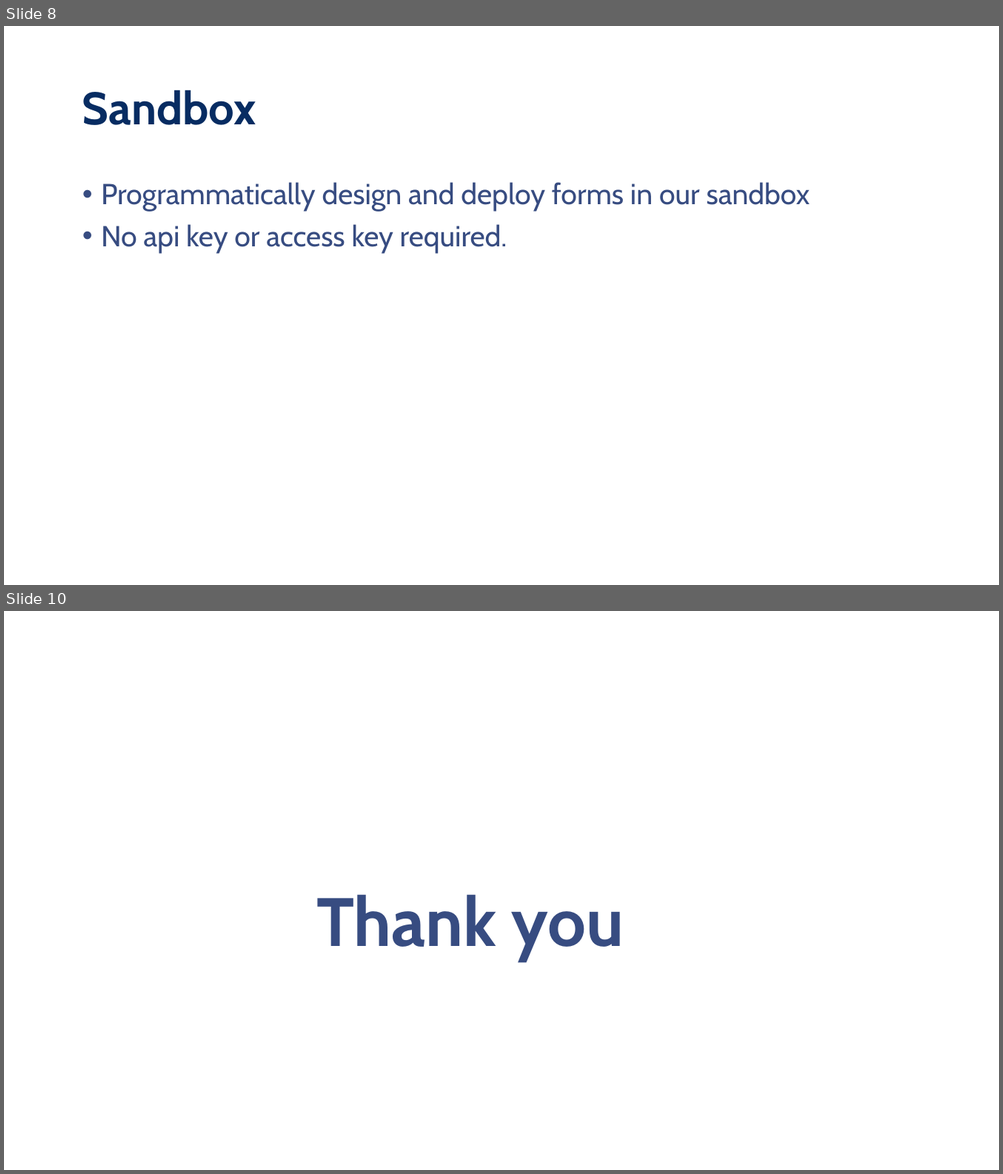
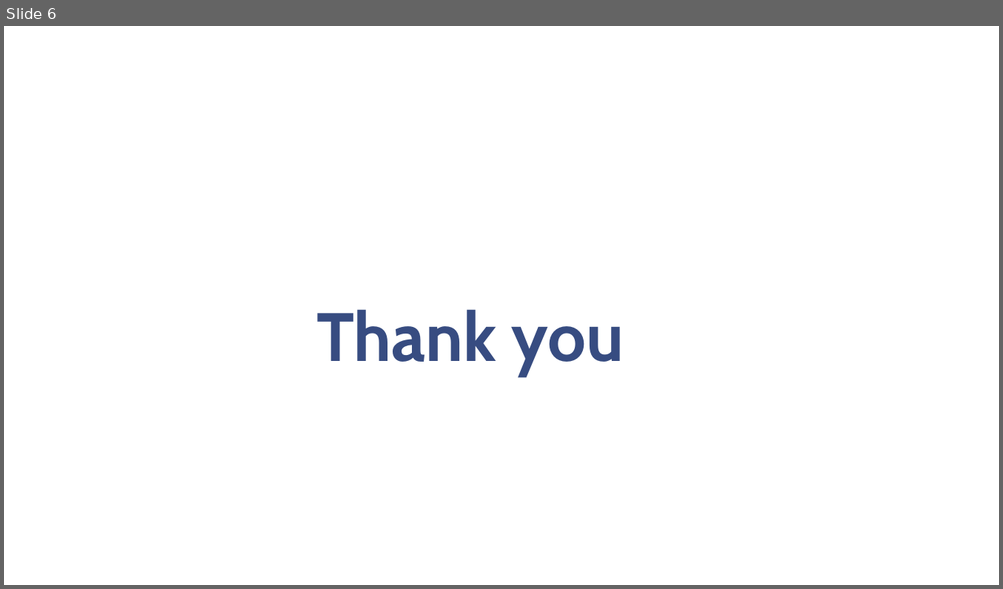
Before and after one commit to kitavidavis/collect-v2, a slide deck: src/assets/Geopsy template.pptx. Shown one above the other, each under a label of ours: slides 8 and 10 before the commit, slide 6 after it; the slides between them are not shown. The pictures are 1003x1174 and 1003x589 pixels, drawn with LibreOffice and Linux fonts; fonts in the diff are those of the drawing; background and template pictures are left out. Boxes give left, top, right and bottom in pixels: in the first picture for what was removed or moved away, otherwise in the second. Text is boxed around its words. In the diff, an @@ line names an element or a change of style, - is before the commit and + after.

```diff
--- a/src/assets/Geopsy template.pptx
+++ b/src/assets/Geopsy template.pptx
@@ slide 8 removed at bbox=[4, 26, 999, 585], background #FFFFFF @@
@@ title removed at bbox=[82, 90, 256, 125] @@
-Sandbox
@@ text removed at bbox=[101, 182, 810, 253] @@
-• Programmatically design and deploy forms in our sandbox
-• No api key or access key required.
@@ what was slide 10 is now slide 6 @@
```
Also in this commit, not shown: 2 slides changed, 3 slides added, 6 other slides removed, 2 other files.
